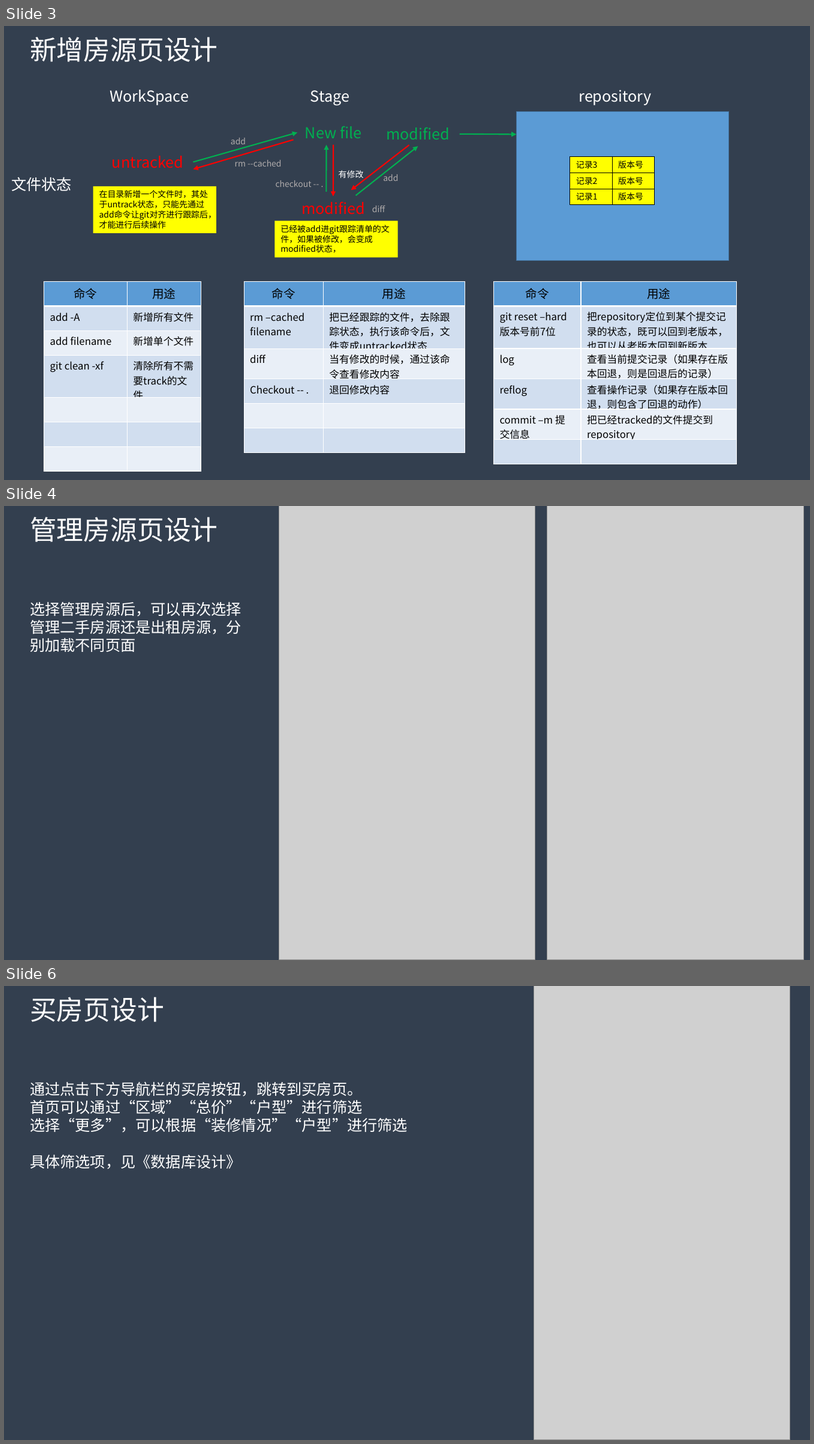
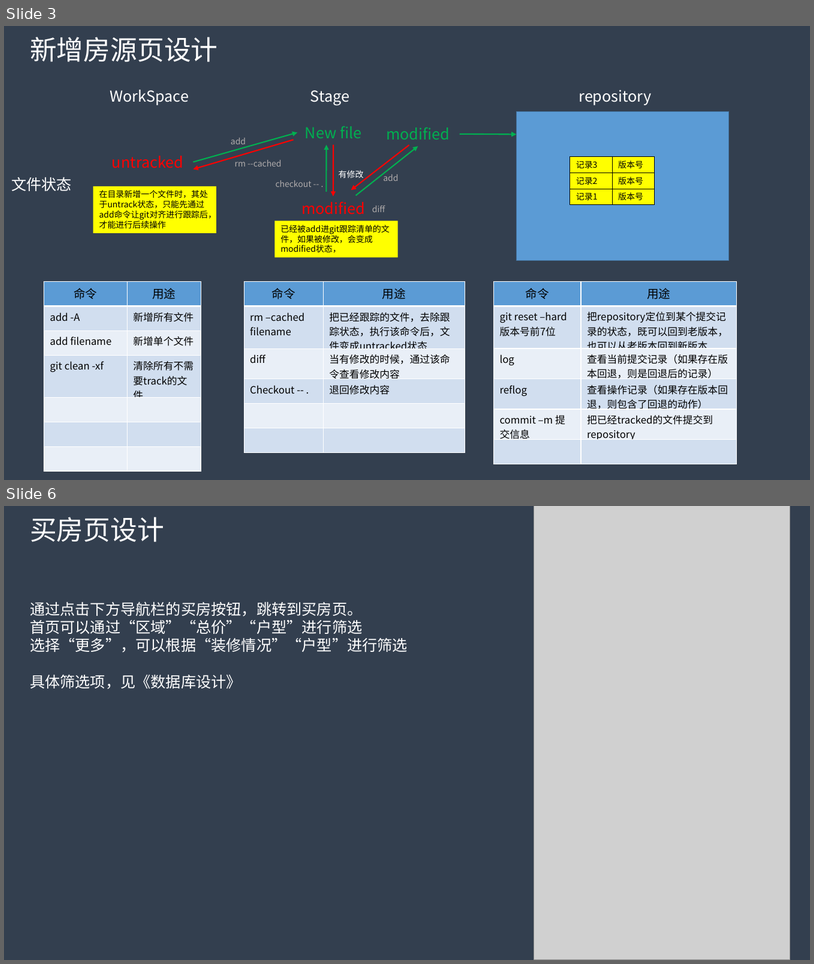
Before and after one commit to myfc-mp/myfc-be, a slide deck: docs/git总结.pptx. Shown one above the other, each under a label of ours: slides 3, 4 and 6 before the commit, slides 3 and 6 after it; the slides between them are not shown. The pictures are 814x1444 and 814x964 pixels, drawn with LibreOffice and Linux fonts; fonts in the diff are those of the drawing; grey boxes stand for pictures. Boxes give left, top, right and bottom in pixels: in the first picture for what was removed or moved away, otherwise in the second. Text is boxed around its words. In the diff, an @@ line names an element or a change of style, - is before the commit and + after.

```diff
--- a/docs/git总结.pptx
+++ b/docs/git总结.pptx
@@ slide 4 removed at <box>4,506,810,960</box>, background #333F50 @@
@@ text removed at <box>30,517,218,542</box> @@
-管理房源页设计
@@ picture removed at <box>279,506,535,960</box> @@
@@ picture removed at <box>548,506,804,960</box> @@
@@ text removed at <box>30,602,242,652</box> @@
-选择管理房源后，可以再次选择管理二手房源还是出租房源，分别加载不同页面
```
Also in this commit, not shown: 2 slides added, 1 other slide removed, 4 other files.
